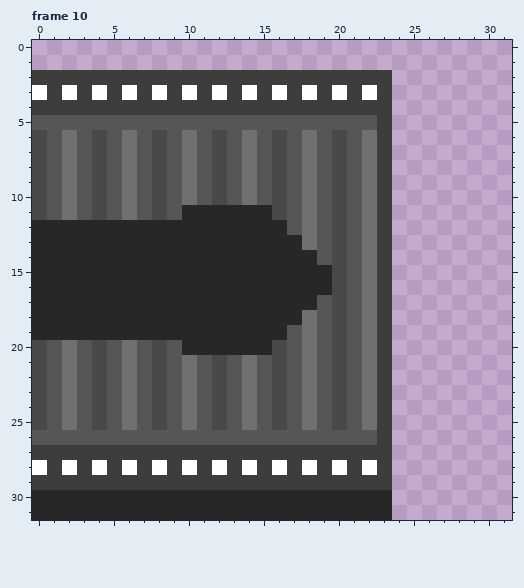
Two states of a pixel-art file, Assets/Sprites/Conveyors/End Conv/right end conv.aseprite. Above is the file before it was changed.
32x32 pixels, 10 frames. Shown: frame 10. The commit also changed other frames, which this record leaves out.
The result:
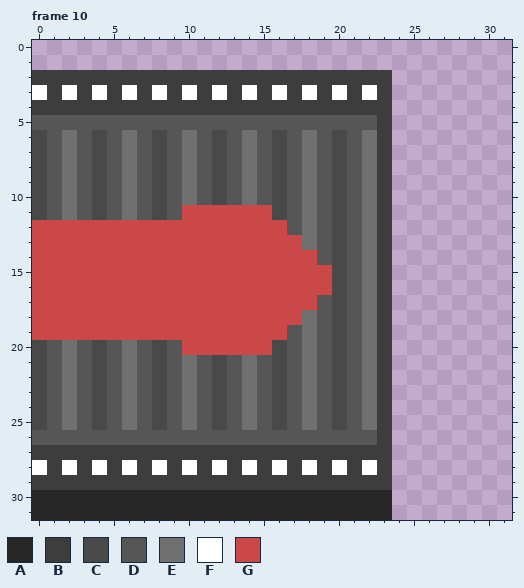
Palette (. is transparent): A #272727  B #3d3d3d  C #494949  D #565656  E #707070  F #ffffff  G #cb4848
The exact change:
--- frame 10, layer "Layer 7"
@@ x 0..21 @@
 10 CDEDCDEDCDEDCDEDCDEDCD
-11 CDEDCDEDCDAAAAAACDEDCD
-12 AAAAAAAAAAAAAAAAADEDCD
-13 AAAAAAAAAAAAAAAAAAEDCD
-14 AAAAAAAAAAAAAAAAAAADCD
-15 AAAAAAAAAAAAAAAAAAAACD
-16 AAAAAAAAAAAAAAAAAAAACD
-17 AAAAAAAAAAAAAAAAAAADCD
-18 AAAAAAAAAAAAAAAAAAEDCD
-19 AAAAAAAAAAAAAAAAADEDCD
-20 CDEDCDEDCDAAAAAACDEDCD
+11 CDEDCDEDCDGGGGGGCDEDCD
+12 GGGGGGGGGGGGGGGGGDEDCD
+13 GGGGGGGGGGGGGGGGGGEDCD
+14 GGGGGGGGGGGGGGGGGGGDCD
+15 GGGGGGGGGGGGGGGGGGGGCD
+16 GGGGGGGGGGGGGGGGGGGGCD
+17 GGGGGGGGGGGGGGGGGGGDCD
+18 GGGGGGGGGGGGGGGGGGEDCD
+19 GGGGGGGGGGGGGGGGGDEDCD
+20 CDEDCDEDCDGGGGGGCDEDCD
 21 CDEDCDEDCDEDCDEDCDEDCD
Where, in picture pixels (left, top, right, bottom), the same in both pictures:
changed: (32, 205, 332, 355)
